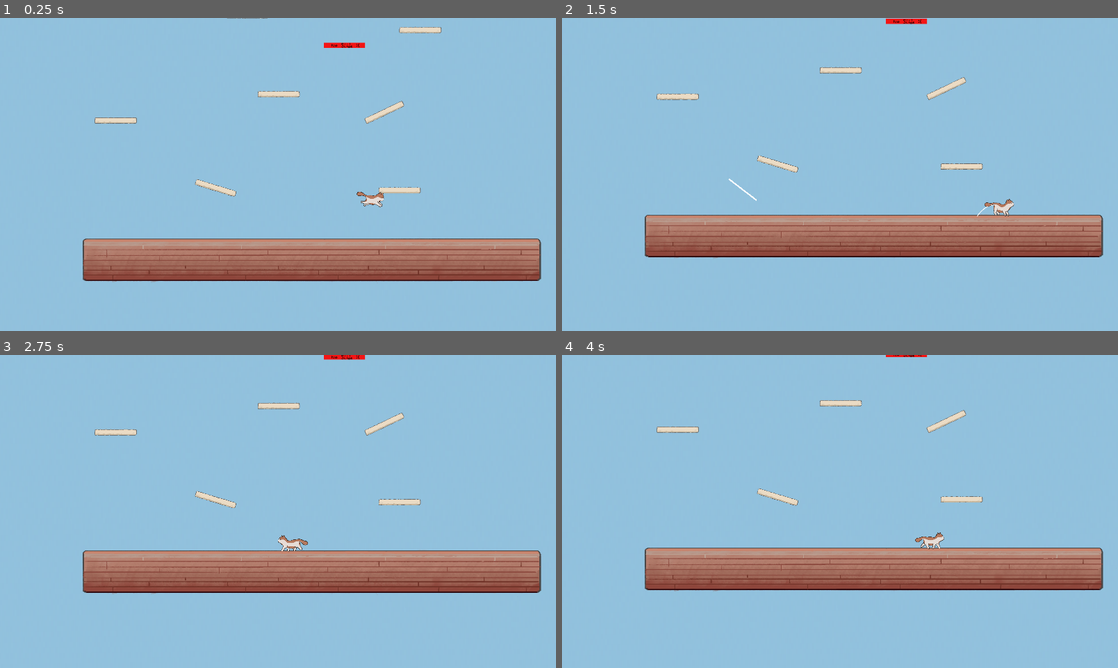
Above: before the commit, frames 1-4 (two rows, left to right).
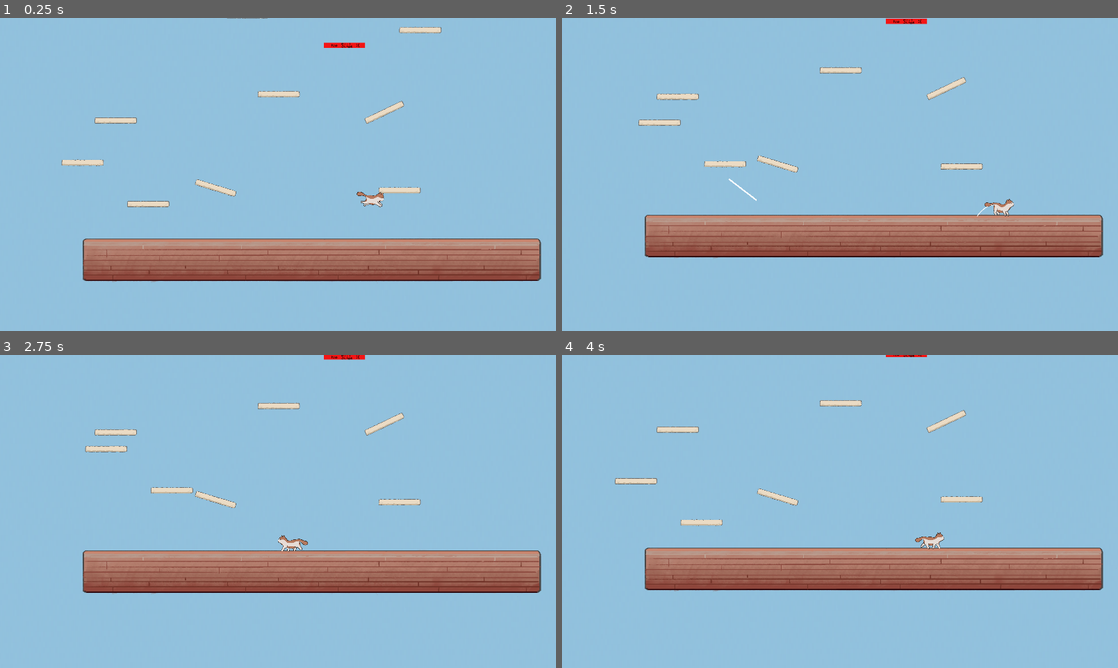
Above: after the commit, the same moments.

Repository: speedacm/Game-Dev-Catformer
Game: Godot game, scene res://Scenes/main.tscn
The game is run twice, just before and just after one commit, with the same random seed, the same clock (stepped at 60 frames per second) and the same inputs.
Inputs (mouse positions are in pixels of both pictures, inside the frame that each line leads up to):
- Up to frame 1 (0.25 s): no input
- Up to frame 2 (1.5 s): move the mouse to (962, 158) at 0.52 s; hold Right (ui_right) 0.53-1.25 s; tap C (c) at 0.6 s; click (962, 158) at 0.67 s; drag from (728, 190) to (812, 237) at 1.27 s
- Up to frame 3 (2.75 s): move the mouse to (333, 442) at 2.02 s; hold Left (ui_left) from 2.03 s (still down); tap C (c) at 2.1 s
- Up to frame 4 (4 s): release Left (ui_left) at 2.75 s; drag from (812, 574) to (673, 464) at 2.77 s; move the mouse to (1006, 558) at 3.52 s; press the mouse at (1006, 558) at 3.53 s; hold Right (ui_right) from 3.53 s (still down); tap C (c) at 3.8 s

The runs differ from the first frame. In frame 1, 0.3% of the frame differs, in the area x 11-31%, y 45-61%; in frame 2, 0.3%; in frame 3, 0.3%, in the area x 15-35%, y 28-45%; in frame 4, 0.3%.

Commit message:
Moving Platforms!

Diff:
--- a/Scenes/lowfric.tscn
+++ b/Scenes/lowfric.tscn
@@ -1,9 +1,9 @@
-[gd_scene load_steps=3 format=3 uid="uid://bm31x1j2fs4a1"]
+[gd_scene load_steps=3 format=3 uid="uid://bichttx25c1lw"]
 
 [ext_resource type="PackedScene" uid="uid://cxuchcpo4q2cs" path="res://Scenes/platform.tscn" id="1_j25k8"]
-[ext_resource type="Texture2D" uid="uid://dbiryncnbg0h3" path="res://Asset_Pack/statics/Slide platform.png" id="2_3ienx"]
+[ext_resource type="Texture2D" uid="uid://nl28e2lyy4vt" path="res://Asset_Pack/statics/Slide platform.png" id="2_3ienx"]
 
-[node name="platform" instance=ExtResource("1_j25k8")]
+[node name="platform3" instance=ExtResource("1_j25k8")]
 friction = 0.0
 
 [node name="Sprite2D" parent="." index="0"]
--- a/Scenes/map.tscn
+++ b/Scenes/map.tscn
@@ -1,11 +1,12 @@
-[gd_scene load_steps=7 format=3 uid="uid://bv5iafq5y71bk"]
+[gd_scene load_steps=8 format=3 uid="uid://bv5iafq5y71bk"]
 
-[ext_resource type="Texture2D" uid="uid://csuna2w26p5cy" path="res://Asset_Pack/First_Level_pt2.png" id="2_fpjj3"]
+[ext_resource type="Texture2D" uid="uid://iyn85vi7oh5s" path="res://Asset_Pack/First_Level_pt2.png" id="2_fpjj3"]
 [ext_resource type="PackedScene" uid="uid://cxuchcpo4q2cs" path="res://Scenes/platform.tscn" id="2_kcbli"]
-[ext_resource type="Texture2D" uid="uid://12vtbuemib6i" path="res://Asset_Pack/statics/Screenshot 2023-10-04 at 6.39.47 PM.png" id="2_wne3f"]
+[ext_resource type="Texture2D" uid="uid://bsbi3nw6kew6q" path="res://Asset_Pack/statics/Screenshot 2023-10-04 at 6.39.47 PM.png" id="2_wne3f"]
 [ext_resource type="PackedScene" uid="uid://cnjh6epg3xgit" path="res://Scenes/floor.tscn" id="3_7brpr"]
-[ext_resource type="PackedScene" uid="uid://bm31x1j2fs4a1" path="res://Scenes/lowfric.tscn" id="5_q510l"]
-[ext_resource type="PackedScene" uid="uid://d4a8g3n7wphyr" path="res://Scenes/highfric.tscn" id="6_hdb2k"]
+[ext_resource type="PackedScene" uid="uid://bichttx25c1lw" path="res://Scenes/lowfric.tscn" id="5_q510l"]
+[ext_resource type="PackedScene" uid="uid://cdqydwartk8a6" path="res://Scenes/highfric.tscn" id="6_hdb2k"]
+[ext_resource type="PackedScene" uid="uid://cp13perh2nvvy" path="res://Scenes/movingPlatform.tscn" id="7_vt2xn"]
 
 [node name="Level1" type="Node2D"]
 
@@ -87,3 +88,9 @@
 
 [node name="platform18" parent="." instance=ExtResource("6_hdb2k")]
 position = Vector2(997, -302)
+
+[node name="MovingPlatform" parent="." instance=ExtResource("7_vt2xn")]
+position = Vector2(-428, 872)
+
+[node name="MovingPlatform2" parent="." instance=ExtResource("7_vt2xn")]
+position = Vector2(-881, 586)
--- /dev/null
+++ b/Scenes/movingPlatform.tscn
@@ -0,0 +1,36 @@
+[gd_scene load_steps=4 format=3 uid="uid://cp13perh2nvvy"]
+
+[ext_resource type="PackedScene" uid="uid://cxuchcpo4q2cs" path="res://Scenes/platform.tscn" id="1_i30jq"]
+
+[sub_resource type="Animation" id="Animation_dg2ue"]
+resource_name = "movementLoop"
+length = 2.0
+loop_mode = 1
+tracks/0/type = "value"
+tracks/0/imported = false
+tracks/0/enabled = true
+tracks/0/path = NodePath(".:position")
+tracks/0/interp = 1
+tracks/0/loop_wrap = true
+tracks/0/keys = {
+"times": PackedFloat32Array(0, 1, 2),
+"transitions": PackedFloat32Array(1, 1, 1),
+"update": 0,
+"values": [Vector2(1, 0), Vector2(327, -352), Vector2(1, 0)]
+}
+
+[sub_resource type="AnimationLibrary" id="AnimationLibrary_r4ejq"]
+_data = {
+"movementLoop": SubResource("Animation_dg2ue")
+}
+
+[node name="MovingPlatform" type="Node2D"]
+
+[node name="platform" parent="." instance=ExtResource("1_i30jq")]
+position = Vector2(327, -352)
+
+[node name="AnimationPlayer" type="AnimationPlayer" parent="platform"]
+autoplay = "movementLoop"
+libraries = {
+"": SubResource("AnimationLibrary_r4ejq")
+}
--- a/Scenes/platform.tscn
+++ b/Scenes/platform.tscn
@@ -1,12 +1,12 @@
 [gd_scene load_steps=4 format=3 uid="uid://cxuchcpo4q2cs"]
 
 [ext_resource type="Script" path="res://Scripts/platform.gd" id="1_xrlwo"]
-[ext_resource type="Texture2D" uid="uid://ceb5wvq258jtl" path="res://Asset_Pack/statics/Game-Dev-Catformer Platform.png" id="2_0entx"]
+[ext_resource type="Texture2D" uid="uid://d05sh2g1fwddb" path="res://Asset_Pack/statics/Game-Dev-Catformer Platform.png" id="2_0entx"]
 
 [sub_resource type="RectangleShape2D" id="RectangleShape2D_hil6x"]
 size = Vector2(287, 37)
 
-[node name="platform" type="StaticBody2D"]
+[node name="platform2" type="AnimatableBody2D"]
 position = Vector2(1, 0)
 collision_layer = 5
 collision_mask = 5
--- /dev/null
+++ b/Scenes/platform_moving.tscn
@@ -0,0 +1,47 @@
+[gd_scene load_steps=6 format=3 uid="uid://dg3re3tri8tog"]
+
+[ext_resource type="Script" path="res://platformMoving.gd" id="1_oenin"]
+[ext_resource type="Texture2D" uid="uid://dght7bjyncte1" path="res://icon.svg" id="2_w2qcc"]
+
+[sub_resource type="RectangleShape2D" id="RectangleShape2D_wjflp"]
+size = Vector2(290, 42)
+
+[sub_resource type="Animation" id="Animation_e14f1"]
+resource_name = "moving"
+length = 2.0
+loop_mode = 1
+tracks/0/type = "value"
+tracks/0/imported = false
+tracks/0/enabled = true
+tracks/0/path = NodePath(".:position")
+tracks/0/interp = 1
+tracks/0/loop_wrap = true
+tracks/0/keys = {
+"times": PackedFloat32Array(0, 1, 2),
+"transitions": PackedFloat32Array(1, 1, 1),
+"update": 0,
+"values": [Vector2(0, 0), Vector2(300, 0), Vector2(0, 0)]
+}
+
+[sub_resource type="AnimationLibrary" id="AnimationLibrary_yjckq"]
+_data = {
+"moving": SubResource("Animation_e14f1")
+}
+
+[node name="platformMoving" type="AnimatableBody2D"]
+position = Vector2(300, 0)
+script = ExtResource("1_oenin")
+
+[node name="Sprite2D" type="Sprite2D" parent="."]
+position = Vector2(3.8147e-06, 0)
+scale = Vector2(2.28125, 0.34375)
+texture = ExtResource("2_w2qcc")
+
+[node name="CollisionShape2D" type="CollisionShape2D" parent="."]
+shape = SubResource("RectangleShape2D_wjflp")
+
+[node name="AnimationPlayer" type="AnimationPlayer" parent="."]
+autoplay = "moving"
+libraries = {
+"": SubResource("AnimationLibrary_yjckq")
+}
Not shown: 1 places in Scenes/highfric.tscn that only renumber resources
